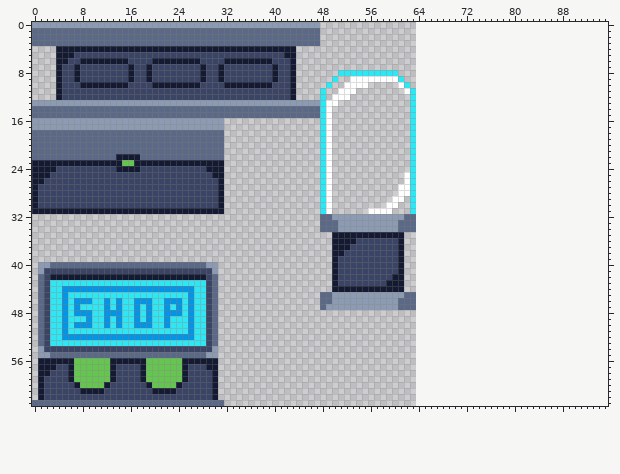
Pixel-art file -- The game is liar/Assets/Sprites/Tileset/shop_tileset.aseprite. Above: the version before the commit.
64x64 pixels, 1 frame. The old version is drawn lined up with the new one, on the new canvas.
Now the later version:
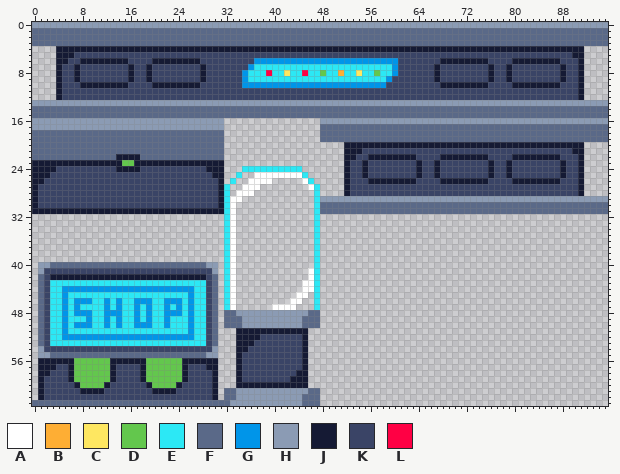
Palette (. is transparent): A #ffffff  B #feae34  C #fee761  D #63c74d  E #2ce8f5  F #5a6988  G #0095e9  H #8b9bb4  J #151a34  K #3a4466  L #ff0044
Diff:
canvas 64x64 -> 96x64
y 0: x 48..95 ................................................ -> HHHHHHHHHHHHHHHHHHHHHHHHHHHHHHHHHHHHHHHHHHHHHHHH
y 1..3: x 48..95 ................................................ -> FFFFFFFFFFFFFFFFFFFFFFFFFFFFFFFFFFFFFFFFFFFFFFFF
y 4: x 44..91 ................................................ -> JJJJJJJJJJJJJJJJJJJJJJJJJJJJJJJJJJJJJJJJJJJJJJJJ
y 5: x 42..91 JJ................................................ -> KKKKKKKKKKKKKKKKKKKKKKKKKKKKKKKKKKKKKKKKKKKKKKKKJJ
y 6: x 32..91 JJJJJJJJKKKJ................................................ -> KKKKKGGGGGGGGGGGGGGGGGGGGGGGGKKKKKKKJJJJJJJJKKKKJJJJJJJJKKKJ
y 7: x 31 J -> K; x 36..91 KKKKJKKJ................................................ -> GEEEEEEEEEEEEEEEEEEEEEEEGKKKKKKJKKKKKKKKJKKJKKKKKKKKJKKJ
y 8: x 31 J -> K; x 35..51 KKKKKJKKJ.......E -> GEEELEECEELEEDEEB; x 54 E -> C; x 57 E -> D; x 60..91 E............................... -> GKKKKKKJKKKKKKKKJKKJKKKKKKKKJKKJ
y 9: x 31 J -> K; x 35..49 KKKKKJKKJ...... -> GEEEEEEEEEEEEEE; x 51..91 ..AAAAAAAAE.............................. -> EEEEEEEEGKKKKKKKJKKKKKKKKJKKJKKKKKKKKJKKJ
y 10: x 32..91 JJJJJJJJKKKJ.....E..AAAA.....AE............................. -> KKKGGGGGGGGGGGGGGGGGGGGGGGGKKKKKKKKKJJJJJJJJKKKKJJJJJJJJKKKJ
y 11: x 43..91 J....E..AAA........AE............................ -> KKKKKKKKKKKKKKKKKKKKKKKKKKKKKKKKKKKKKKKKKKKKKKKKJ
y 12: x 43..91 J....E.AAA..........E............................ -> KKKKKKKKKKKKKKKKKKKKKKKKKKKKKKKKKKKKKKKKKKKKKKKKJ
y 13: x 48..95 EAA............E................................ -> HHHHHHHHHHHHHHHHHHHHHHHHHHHHHHHHHHHHHHHHHHHHHHHH
y 14..15: x 48..95 EA.............E................................ -> FFFFFFFFFFFFFFFFFFFFFFFFFFFFFFFFFFFFFFFFFFFFFFFF
y 16: x 48..95 EA.............E................................ -> HHHHHHHHHHHHHHHHHHHHHHHHHHHHHHHHHHHHHHHHHHHHHHHH
y 17..19: x 48..95 EA.............E................................ -> FFFFFFFFFFFFFFFFFFFFFFFFFFFFFFFFFFFFFFFFFFFFFFFF
y 20: x 48..49 EA -> ..; x 52..91 ...........E............................ -> JJJJJJJJJJJJJJJJJJJJJJJJJJJJJJJJJJJJJJJJ
y 21: x 48..49 EA -> ..; x 52..91 ...........E............................ -> JJJKKKKKKKKKKKKKKKKKKKKKKKKKKKKKKKKKKKJJ
y 22: x 48..49 EA -> ..; x 52..91 ...........E............................ -> JJKKJJJJJJJJKKKKJJJJJJJJKKKKJJJJJJJJKKKJ
y 23: x 48..49 EA -> ..; x 52..91 ...........E............................ -> JKKJKKKKKKKKJKKJKKKKKKKKJKKJKKKKKKKKJKKJ
y 24: x 35..44 .......... -> EEEEEEEEEE; x 48..49 EA -> ..; x 52..91 ...........E............................ -> JKKJKKKKKKKKJKKJKKKKKKKKJKKJKKKKKKKKJKKJ
y 25: x 34 . -> E; x 37..45 ......... -> AAAAAAAAE; x 48..49 EA -> ..; x 52..91 ..........AE............................ -> JKKJKKKKKKKKJKKJKKKKKKKKJKKJKKKKKKKKJKKJ
y 26: x 33 . -> E; x 36..39 .... -> AAAA; x 45..46 .. -> AE; x 48..49 EA -> ..; x 52..91 ..........AE............................ -> JKKKJJJJJJJJKKKKJJJJJJJJKKKKJJJJJJJJKKKJ
y 27: x 32 . -> E; x 35..37 ... -> AAA; x 46..49 ..EA -> AE..; x 52..91 .........AAE............................ -> JKKKKKKKKKKKKKKKKKKKKKKKKKKKKKKKKKKKKKKJ
y 28: x 32 . -> E; x 34..36 ... -> AAA; x 47..49 .EA -> E..; x 52..91 .........AAE............................ -> JKKKKKKKKKKKKKKKKKKKKKKKKKKKKKKKKKKKKKKJ
y 29: x 32..34 ... -> EAA; x 47..95 .EA..........AA.E................................ -> EHHHHHHHHHHHHHHHHHHHHHHHHHHHHHHHHHHHHHHHHHHHHHHHH
y 30: x 32..33 .. -> EA; x 47..95 .EA.........AA..E................................ -> EFFFFFFFFFFFFFFFFFFFFFFFFFFFFFFFFFFFFFFFFFFFFFFFF
y 31: x 32..33 .. -> EA; x 47..95 .EA......AAAA...E................................ -> EFFFFFFFFFFFFFFFFFFFFFFFFFFFFFFFFFFFFFFFFFFFFFFFF
y 32: x 32..33 .. -> EA; x 47..63 .FFHHHHHHHHHHHHFF -> E................
y 33..34: x 32..33 .. -> EA; x 47..63 .FFFHHHHHHHHHHFFF -> E................
y 35: x 32..33 .. -> EA; x 47 . -> E; x 50..61 JJJJJJJJJJJJ -> ............
y 36: x 32..33 .. -> EA; x 47 . -> E; x 50..61 JJJJKKKKKKKJ -> ............
y 37: x 32..33 .. -> EA; x 47 . -> E; x 50..61 JJJKKKKKKKKJ -> ............
y 38: x 32..33 .. -> EA; x 47 . -> E; x 50..61 JJKKKKKKKKKJ -> ............
y 39..40: x 32..33 .. -> EA; x 47 . -> E; x 50..61 JKKKKKKKKKKJ -> ............
y 41: x 32..33 .. -> EA; x 46..47 .. -> AE; x 50..61 JKKKKKKKKKKJ -> ............
y 42: x 32..33 .. -> EA; x 46..47 .. -> AE; x 50..61 JKKKKKKKKKJJ -> ............
y 43: x 32..33 .. -> EA; x 45..47 ... -> AAE; x 50..61 JKKKKKKKKJJJ -> ............
y 44: x 32..33 .. -> EA; x 45..47 ... -> AAE; x 50..61 JJJJJJJJJJJJ -> ............
y 45: x 32..33 .. -> EA; x 44..45 .. -> AA; x 47..63 .FFHHHHHHHHHHHHFF -> E................
y 46: x 32..33 .. -> EA; x 43..44 .. -> AA; x 47..63 .FFHHHHHHHHHHHFFF -> E................
y 47: x 32..33 .. -> EA; x 40..43 .... -> AAAA; x 47..63 .FHHHHHHHHHHHHFFF -> E................
y 48: x 32..47 ................ -> FFHHHHHHHHHHHHFF
y 49..50: x 32..47 ................ -> FFFHHHHHHHHHHFFF
y 51: x 34..45 ............ -> JJJJJJJJJJJJ
y 52: x 34..45 ............ -> JJJJKKKKKKKJ
y 53: x 34..45 ............ -> JJJKKKKKKKKJ
y 54: x 34..45 ............ -> JJKKKKKKKKKJ
y 55..57: x 34..45 ............ -> JKKKKKKKKKKJ
y 58: x 34..45 ............ -> JKKKKKKKKKJJ
y 59: x 34..45 ............ -> JKKKKKKKKJJJ
y 60: x 34..45 ............ -> JJJJJJJJJJJJ
y 61: x 32..47 ................ -> FFHHHHHHHHHHHHFF
y 62: x 32..47 ................ -> FFHHHHHHHHHHHFFF
y 63: x 32..47 ................ -> FHHHHHHHHHHHHFFF
Boxes around the changes in both pictures, in picture pixels (x1, y1, x2, y2):
changed: (218, 22, 608, 406)
